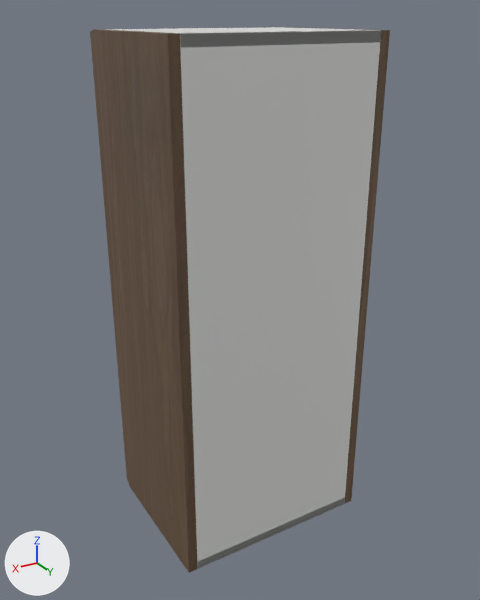
Before and after pictures for a commit that changed the glTF model storefront/public/cabinet-inventory/models/oppein-pb-mso-w1536.glb.
Before and after are seen from a camera (50 mm lens) standing at (0.775, 0.838, 0.937) and looking at (0.186, -0.144, 0.446). The lights are fixed; the arrows at lower left show +X, +Y and +Z. The picture after the commit comes second. Where no turn or scale is listed for an object, it has been applied to the vertices.

The first picture shows 'Cabinet back', 'Cabinet bottom', 'Cabinet side', 'Cabinet side.001', 'Cabinet top', 'Door'.
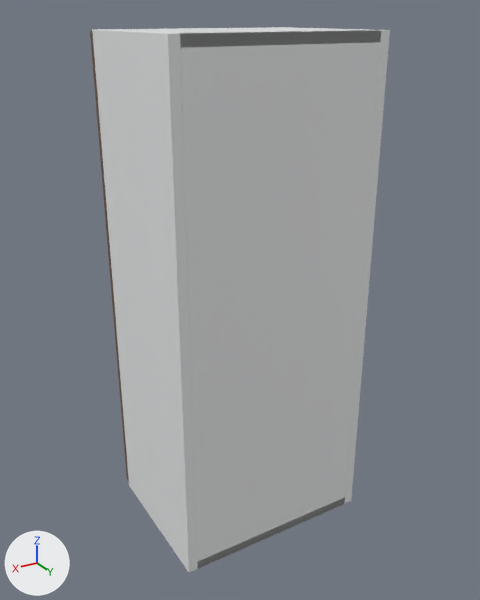
Changed parts and their boxes [x1, y1, x2, y2] in the pictures (480 x 600 px):
'Cabinet side.001', recoloured (lighter): [92, 29, 197, 573] in both
'Cabinet side', recoloured: [283, 27, 390, 503] in both

What changed in the scene script:
```text
Add mat_white_cabinet_carcass:
    mat_white_cabinet_carcass = principled_material('White cabinet carcass')
    mat_white_cabinet_carcass.base_color = (0.82, 0.83, 0.835)  # white #eaebec
    mat_white_cabinet_carcass.roughness = 0.48
Change me_cube:
    where me_cube.from_pydata(...)  # 56 vertices, 108 faces; spans x -0.009..0.009, y -0.142..0.142, z -0.457..0.457
    remove me_cube.materials.append(mat_supplier_finish___smoked_oak)
    add me_cube.materials.append(mat_white_cabinet_carcass)  # white #eaebec
Change me_cube_001:
    where me_cube_001.from_pydata(...)  # 56 vertices, 108 faces; spans x -0.009..0.009, y -0.142..0.142, z -0.457..0.457
    remove me_cube_001.materials.append(mat_supplier_finish___smoked_oak)
    add me_cube_001.materials.append(mat_white_cabinet_carcass)  # white #eaebec
```
